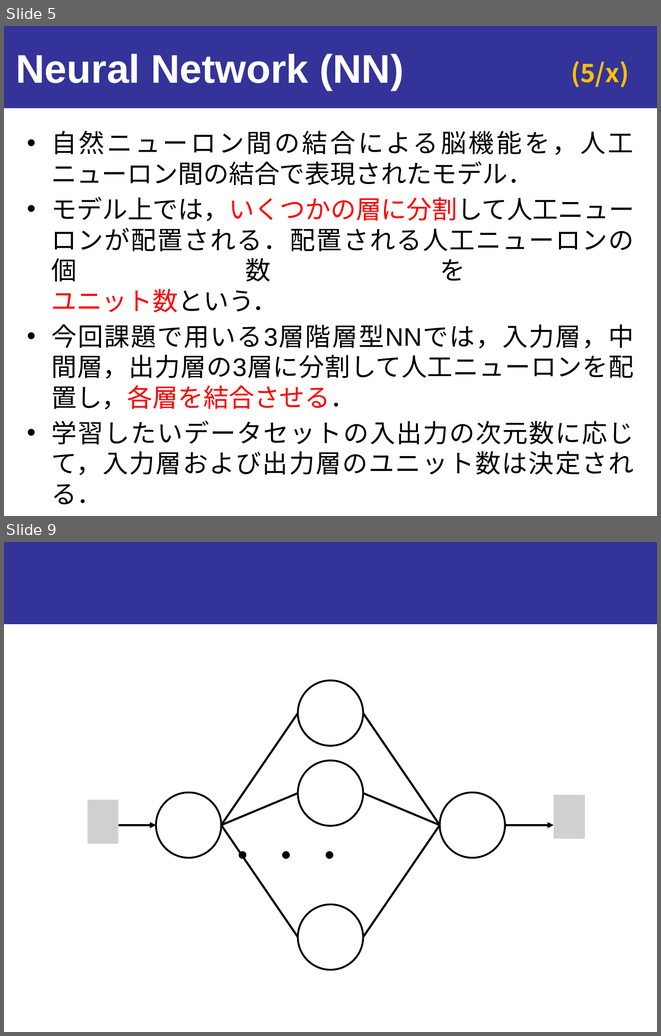
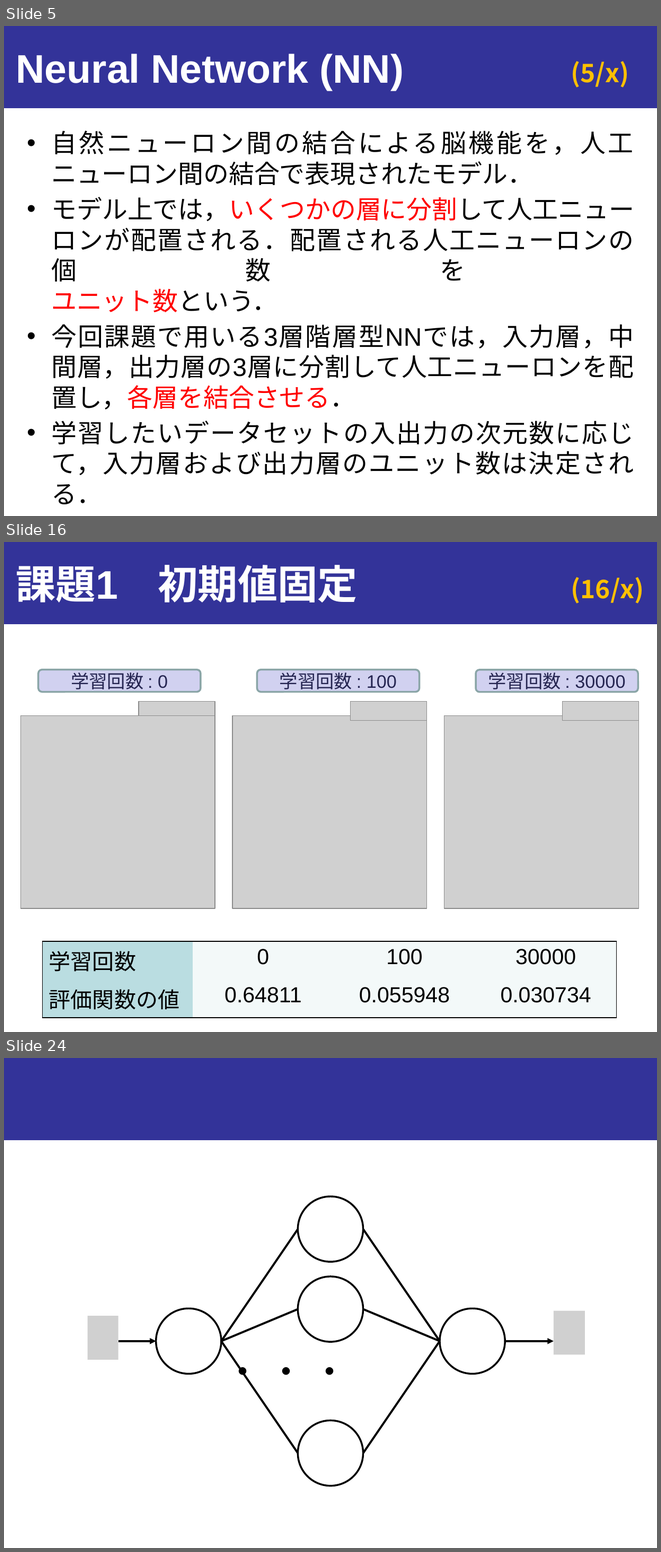
Before and after one commit to onikUone/slides, a slide deck: Junior_ex1.pptx. Shown one above the other, each under a label of ours: slides 5 and 9 before the commit, slides 5, 16 and 24 after it; the slides between them are not shown. The pictures are 661x1036 and 661x1552 pixels, drawn with LibreOffice and Linux fonts; fonts in the diff are those of the drawing; grey boxes stand for pictures. Boxes give left, top, right and bottom in pixels: in the first picture for what was removed or moved away, otherwise in the second. Text is boxed around its words. In the diff, an @@ line names an element or a change of style, - is before the commit and + after.

```diff
--- a/Junior_ex1.pptx
+++ b/Junior_ex1.pptx
@@ slide 16 added at (4,542,657,1032), background #FFFFFF; not listed: 2 template elements that a slide beside it also shows @@
@@ title added at (16,565,358,602), 44 pt, text #FFFFFF, bold @@
+課題1 初期値固定
@@ rounded rectangle added at (38,669,201,691), fill #D1D1F0, outline #8AA6A8 2 pt, 20 pt, text #252551 @@
+学習回数 : 0
@@ rounded rectangle added at (257,669,420,691), fill #D1D1F0, outline #8AA6A8 2 pt, 20 pt, text #252551 @@
+学習回数 : 100
@@ rounded rectangle added at (476,670,638,692), fill #D1D1F0, outline #8AA6A8 2 pt, 20 pt, text #252551 @@
+学習回数 : 30000
@@ picture added at (21,716,215,908) @@
@@ picture added at (139,702,215,720) @@
@@ picture added at (232,716,427,908) @@
@@ picture added at (351,702,427,720) @@
@@ picture added at (444,716,639,908) @@
@@ picture added at (562,702,639,720) @@
@@ table added at (43,941,616,1012), 2 rows, 4 columns @@
+学習回数 | 0 | 100 | 30000
+評価関数の値 | 0.64811 | 0.055948 | 0.030734
@@ what was slide 9 is now slide 24 @@
```
Also in this commit, not shown: 6 slides changed, 14 other slides added, 52 other files.
